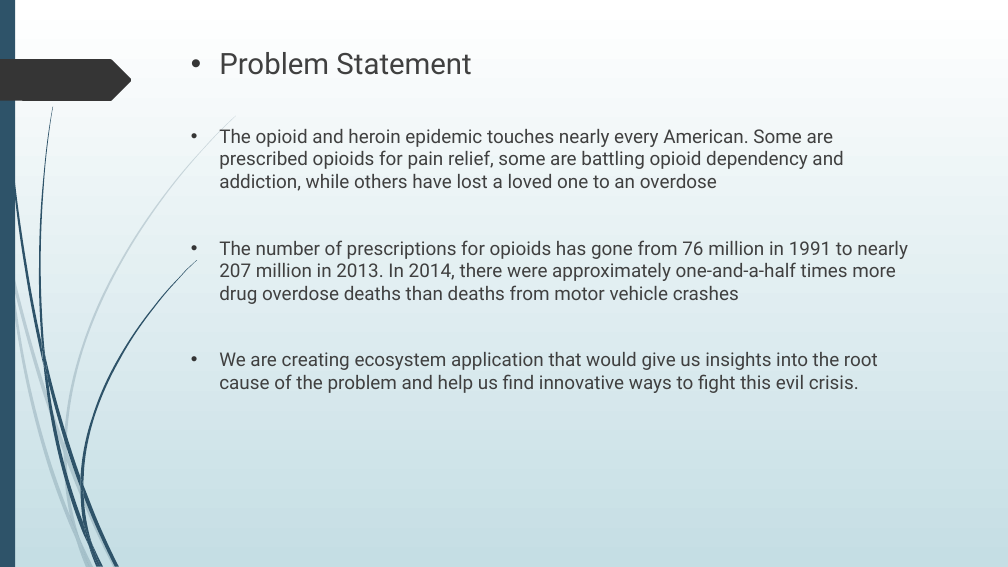
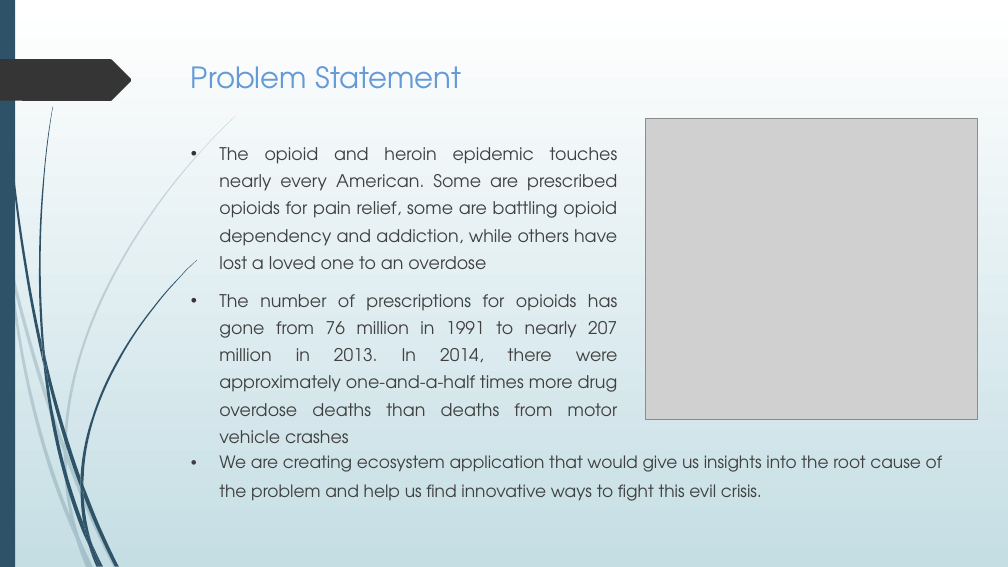
Before and after one commit to shrican/ecosystem-approach-to-opioid-crisis, a slide deck: slide 2 of Ecosystem approach to Opioid Crisis.pptx. Drawn at 1008x567 pixels with LibreOffice and Linux fonts; fonts in the diff are those of the drawing; grey boxes stand for pictures. Boxes give left, top, right and bottom in pixels: in the first picture for what was removed or moved away, otherwise in the second. Text is boxed around its words. In the diff, an @@ line names an element or a change of style, - is before the commit and + after.

```diff
--- a/Ecosystem approach to Opioid Crisis.pptx
+++ b/Ecosystem approach to Opioid Crisis.pptx
@@ text "Problem Statement": place and size @@
-text "Problem Statement" at [219,52,908,393]
+text "Problem Statement" at [191,66,618,443]
@@ text "Problem Statement" at [191,66,618,443]: size 28 to 27.8 pt, text colour #404040 to #649AD6 in "Problem Statement"; font Roboto to TeX Gyre Adventor, size 18 to 16.6 pt; bullet • to none; alignment left to justified; line spacing 1 to 1.3 @@
@@ picture added at [646,119,977,420] @@
@@ text at [219,352,878,393]: paragraph removed @@
-• We are creating ecosystem application that would give us insights into the root cause of the problem and help us find innovative ways to fight this evil crisis.
@@ text added at [219,455,942,501], 16.1 pt, text #404040 @@
+• We are creating ecosystem application that would give us insights into the root cause of the problem and help us find innovative ways to fight this evil crisis.
```
Also in this commit, not shown: 3 other slides changed, 11 slides added, 5 slides removed, 4 other files.
